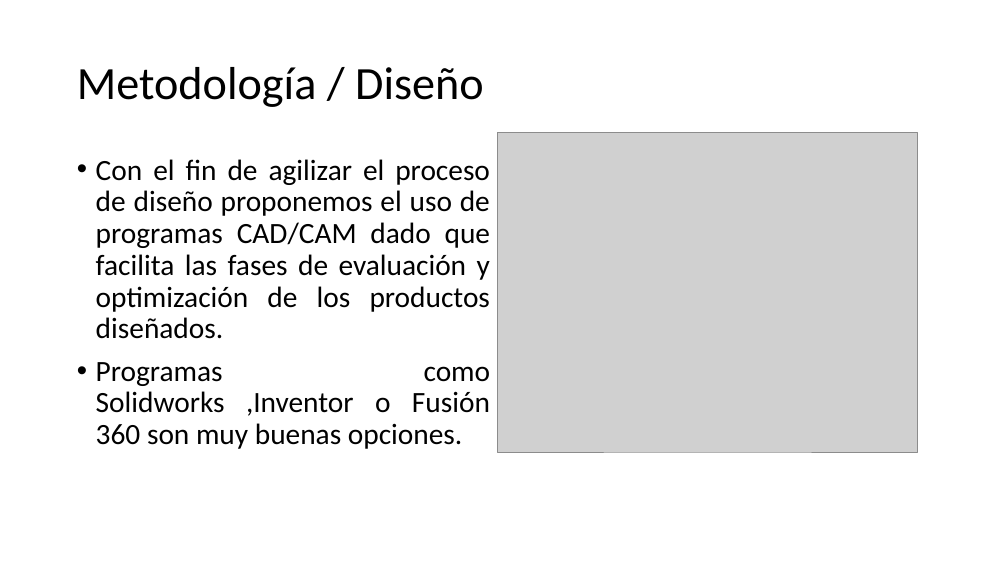
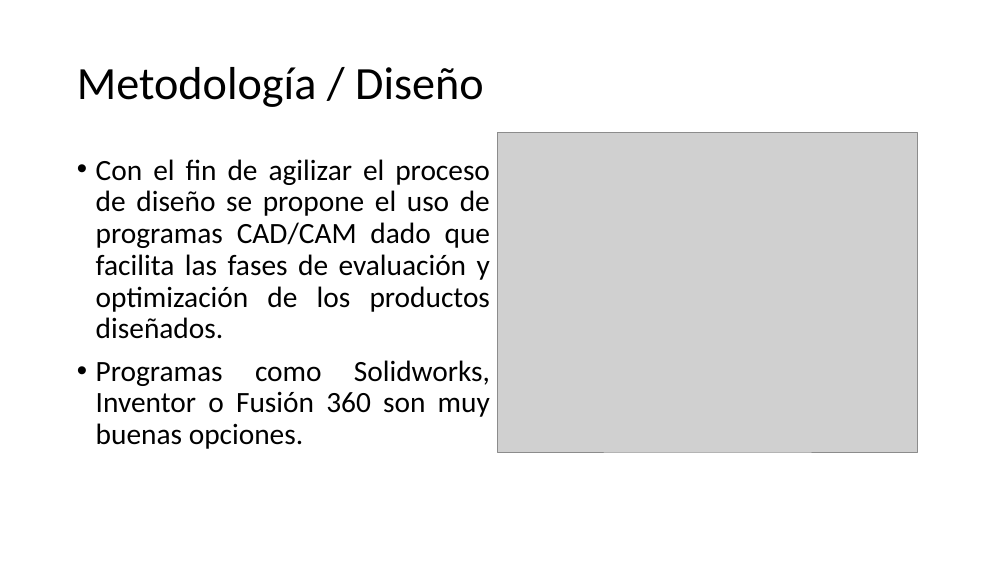
Before and after one commit to Ricvr98/CNC-UNI-Monografia-, a slide deck: slide 6 of conferencia/Diseño y fabricación de una máquina Control Numérico.pptx. Drawn at 1008x567 pixels with LibreOffice and Linux fonts; fonts in the diff are those of the drawing; grey boxes stand for pictures; background and template pictures are left out. Boxes give left, top, right and bottom in pixels: in the first picture for what was removed or moved away, otherwise in the second. Text is boxed around its words. In the diff, an @@ line names an element or a change of style, - is before the commit and + after.

```diff
--- a/conferencia/Diseño y fabricación de una máquina Control Numérico.pptx
+++ b/conferencia/Diseño y fabricación de una máquina Control Numérico.pptx
@@ text at (x1=96, y1=159, x2=490, y2=449): text changed @@
-• Con el fin de agilizar el proceso de diseño proponemos el uso de programas CAD/CAM dado que facilita las fases de evaluación y optimización de los productos diseñados.
-• Programas como Solidworks ,Inventor o Fusión 360 son muy buenas opciones.
+• Con el fin de agilizar el proceso de diseño se propone el uso de programas CAD/CAM dado que facilita las fases de evaluación y optimización de los productos diseñados.
+• Programas como Solidworks, Inventor o Fusión 360 son muy buenas opciones.
```
Also in this commit, not shown: 4 other slides changed, 3 other files.
